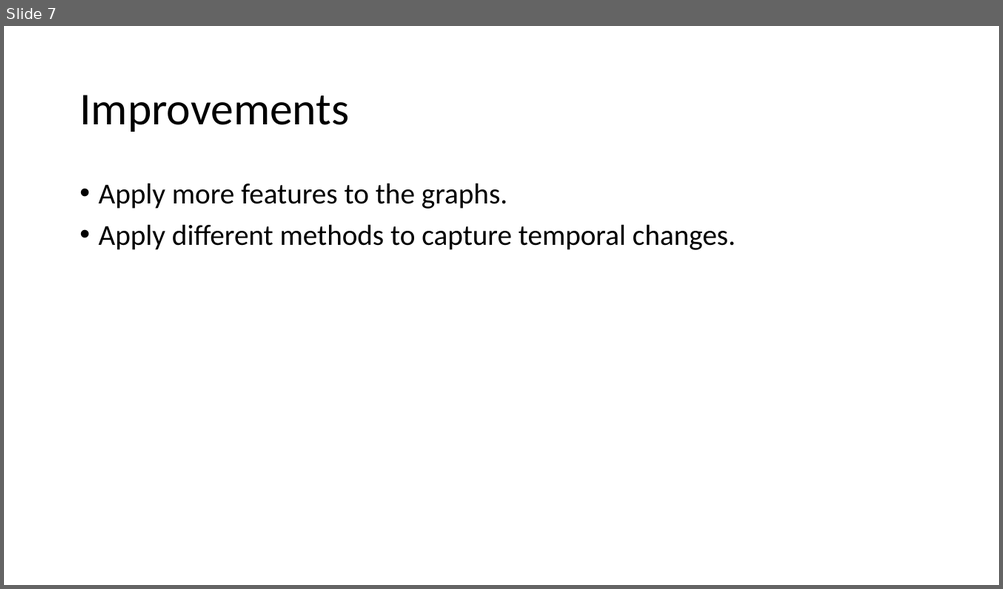
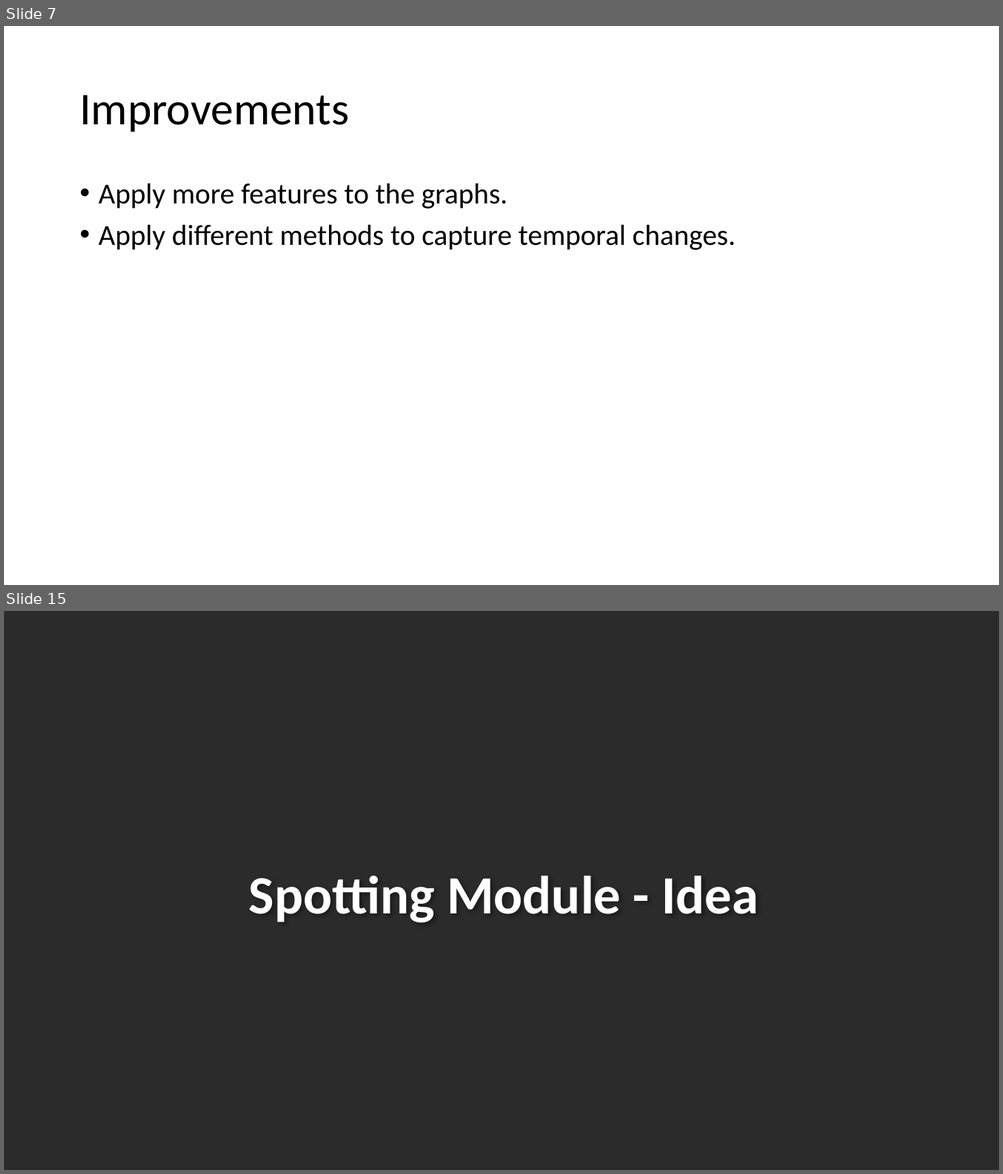
Before and after one commit to Ziolo1999/GNNsFootballEventSpotting, a slide deck: Notes/Code_Description.pptx. Shown one above the other, each under a label of ours: slide 7 before the commit, slides 7 and 15 after it; the slides between them are not shown. The pictures are 1003x589 and 1003x1174 pixels, drawn with LibreOffice and Linux fonts; fonts in the diff are those of the drawing; background and template pictures are left out; a plain dark background stands for a picture behind light text. Boxes give left, top, right and bottom in pixels: in the first picture for what was removed or moved away, otherwise in the second. Text is boxed around its words. In the diff, an @@ line names an element or a change of style, - is before the commit and + after.

```diff
--- a/Notes/Code_Description.pptx
+++ b/Notes/Code_Description.pptx
@@ slide 15 added at [4,611,999,1170], background picture (left out) @@
@@ title added at [249,876,759,923], 52 pt, text #FFFFFF, bold @@
+Spotting Module - Idea
```
Also in this commit, not shown: 12 other slides added, 17 other files.
